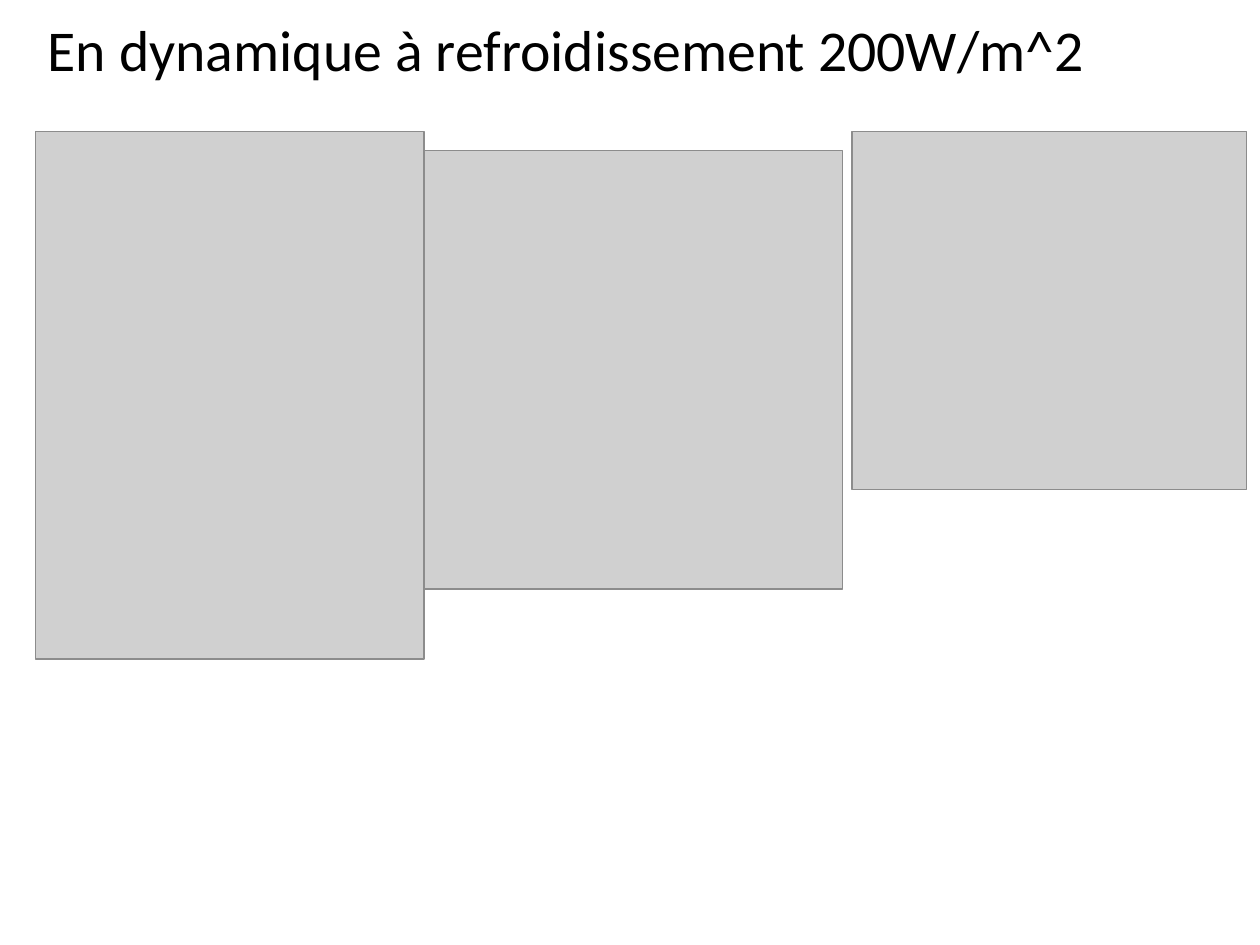
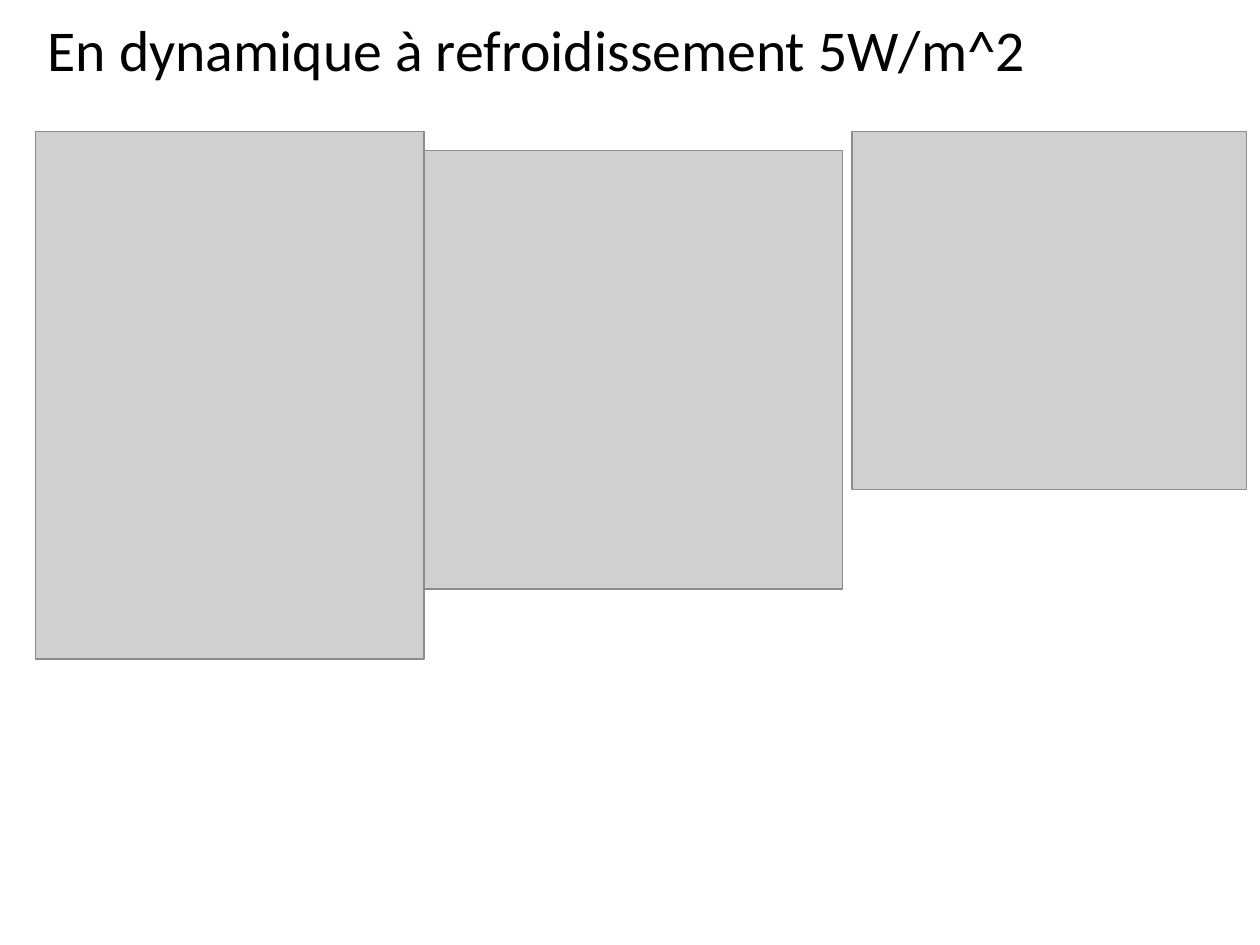
Before and after one commit to EOSCogniton/Bench01-EPSA, a slide deck: slide 8 of 01-Maquettes Primitives/refroidissement_res/Evaluation refroidissement banc BASTIE.pptx. Drawn at 1260x945 pixels with LibreOffice and Linux fonts; fonts in the diff are those of the drawing; grey boxes stand for pictures. Boxes give left, top, right and bottom in pixels: in the first picture for what was removed or moved away, otherwise in the second. Text is boxed around its words. In the diff, an @@ line names an element or a change of style, - is before the commit and + after.

```diff
--- a/01-Maquettes Primitives/refroidissement_res/Evaluation refroidissement banc BASTIE.pptx
+++ b/01-Maquettes Primitives/refroidissement_res/Evaluation refroidissement banc BASTIE.pptx
@@ text at bbox=[48, 31, 1025, 81]: text changed @@
-En dynamique à refroidissement 200W/m^2
+En dynamique à refroidissement 5W/m^2
```
Also in this commit, not shown: 3 other slides changed, 1 slide added, 1 slide removed.
